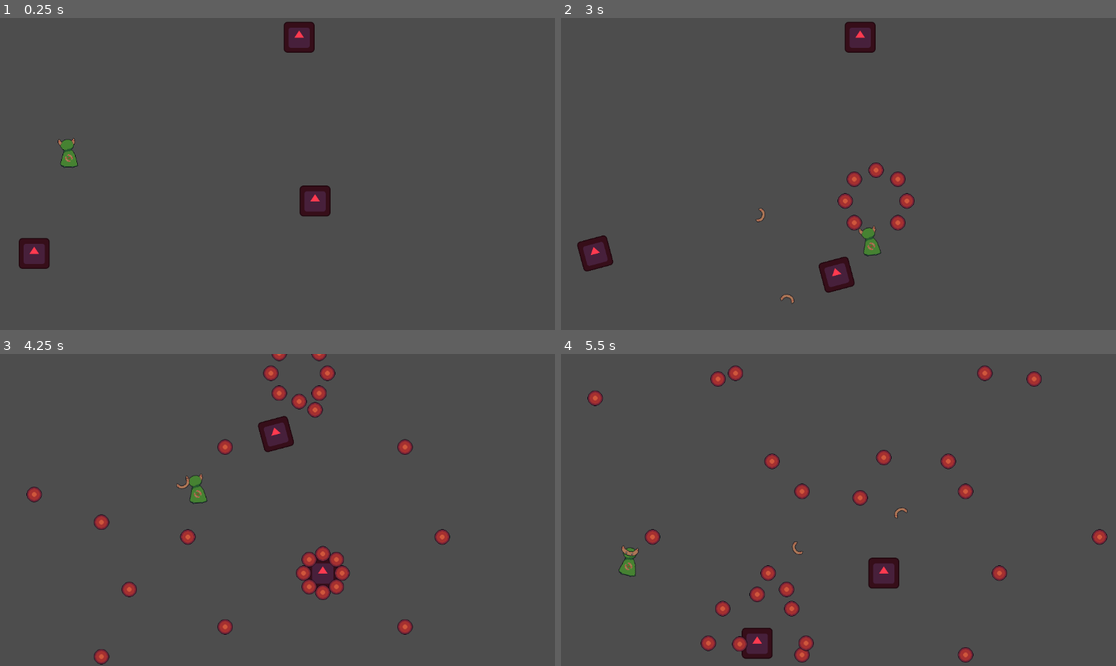
Above: before the commit, frames 1-4 (two rows, left to right).
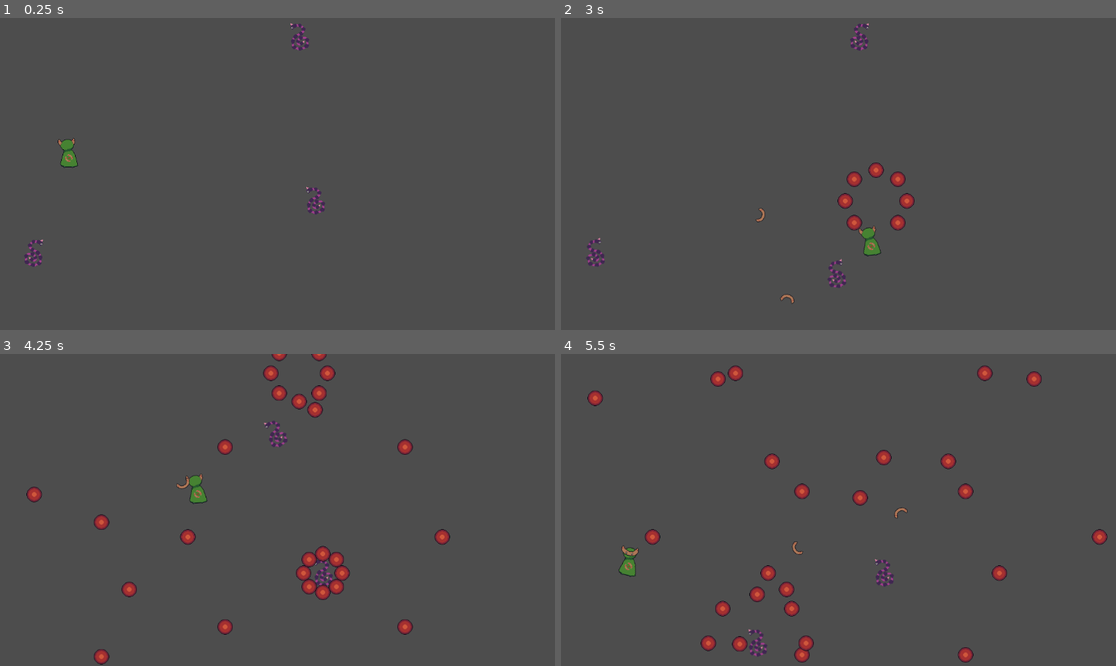
Above: after the commit, the same moments.

Repository: steve52/boomerang-guy-and-the-aglet
Game: Godot game, scene res://Scenes/game.tscn
Same seed, same stepped clock (60 frames per second), same inputs: the game is played once before the commit and once after it. The engine's default icon, where the game draws it, is replaced by a stand-in: a white triangle on a blue panel in a dark square.
Inputs (mouse positions are in pixels of both pictures, inside the frame that each line leads up to):
- Up to frame 1 (0.25 s): no input
- Up to frame 2 (3 s): tap Enter at 0.5 s; move the mouse to (960, 158) at 0.52 s; hold D (Right) 0.53-1.28 s; click (960, 158) at 0.6 s; move the mouse to (727, 189) at 1.27 s; hold S (Down) 1.28-2.03 s; click (727, 189) at 1.35 s; move the mouse to (894, 105) at 2.02 s; hold D (Right) 2.03-2.78 s; click (894, 105) at 2.1 s; move the mouse to (810, 236) at 2.77 s; hold W (Up) from 2.78 s (still down); click (810, 236) at 2.85 s
- Up to frame 3 (4.25 s): move the mouse to (444, 556) at 3.52 s; release W (Up) at 3.53 s; hold A (Left) from 3.53 s (still down); click (444, 556) at 3.6 s
- Up to frame 4 (5.5 s): move the mouse to (672, 463) at 4.27 s; click (672, 463) at 4.35 s; move the mouse to (866, 510) at 5.02 s; release A (Left) at 5.03 s; hold S (Down) from 5.03 s (still down); click (866, 510) at 5.1 s

The runs differ from the first frame. In frame 1, 1.5% of the frame differs, in the area x 3-60%, y 1-81%; in frame 2, 1.5%, in the area x 2-57%, y 1-88%; in frame 3, 0.8%; in frame 4, 1.0%.

Commit message:
add enemy sprite for charging enemy

Diff:
--- a/Scenes/Enemies/ChargingEnemy.tscn
+++ b/Scenes/Enemies/ChargingEnemy.tscn
@@ -1,16 +1,15 @@
 [gd_scene format=3 uid="uid://cuselsv4h0gmx"]
 
 [ext_resource type="Script" uid="uid://jhutdunnxu6v" path="res://Scripts/charging_enemy.gd" id="1_ok547"]
-[ext_resource type="Texture2D" uid="uid://dp0okb4iueg7c" path="res://Assets/icon.svg" id="2_44cbu"]
+[ext_resource type="Texture2D" uid="uid://bqee7a5wyho4f" path="res://Assets/ChargingSnake.png" id="2_ok547"]
 
 [sub_resource type="RectangleShape2D" id="RectangleShape2D_qr4i2"]
-size = Vector2(61, 62)
+size = Vector2(37.5, 55)
 
 [sub_resource type="RectangleShape2D" id="RectangleShape2D_uk0vl"]
-size = Vector2(66, 66)
+size = Vector2(39, 58)
 
 [node name="ChargingEnemy" type="CharacterBody2D" unique_id=1342658842]
-modulate = Color(1, 0.22644159, 0.30998963, 1)
 collision_layer = 4
 collision_mask = 12
 script = ExtResource("1_ok547")
@@ -19,23 +18,23 @@
 ChargeDistance = 6.0
 
 [node name="CollisionShape2D" type="CollisionShape2D" parent="." unique_id=510287407]
-position = Vector2(0.5, 0)
+position = Vector2(1.25, -0.5)
 shape = SubResource("RectangleShape2D_qr4i2")
 
 [node name="Icon" type="Sprite2D" parent="." unique_id=1940268398]
-scale = Vector2(0.5, 0.5)
-texture = ExtResource("2_44cbu")
+texture = ExtResource("2_ok547")
 
-[node name="Area2D" type="Area2D" parent="." unique_id=437618089]
+[node name="HitDetection" type="Area2D" parent="." unique_id=437618089]
 collision_layer = 4
 collision_mask = 2
 
-[node name="CollisionShape2D" type="CollisionShape2D" parent="Area2D" unique_id=1667751045]
+[node name="CollisionShape2D" type="CollisionShape2D" parent="HitDetection" unique_id=1667751045]
+position = Vector2(1.5, -1)
 shape = SubResource("RectangleShape2D_uk0vl")
 
 [node name="ChargeTimer" type="Timer" parent="." unique_id=602379148]
 wait_time = 3.0
 one_shot = true
 
-[connection signal="area_entered" from="Area2D" to="." method="TakeDamage"]
+[connection signal="area_entered" from="HitDetection" to="." method="TakeDamage"]
 [connection signal="timeout" from="ChargeTimer" to="." method="BeforeCharge"]
--- a/Scripts/EnemyClass.gd
+++ b/Scripts/EnemyClass.gd
@@ -7,6 +7,12 @@
 
 func _ready():
 	Player = get_parent().Player
+
+func _physics_process(delta):
+	SpriteDirectionCheck()
+
+func SpriteDirectionCheck():
+	pass
 
 func TakeDamage(Boomerang):
 	Health -= 1
--- a/Scripts/charging_enemy.gd
+++ b/Scripts/charging_enemy.gd
@@ -6,6 +6,8 @@
 	super()
 	$ChargeTimer.start(3+randf_range(-1,1))
 
+func SpriteDirectionCheck():
+	$Icon.flip_h = true if Player.position.x > position.x else false
 
 func BeforeCharge():
 	var tween = get_tree().create_tween()
Binary file added: Assets/ChargingSnake.png
Not shown, added: Assets/ChargingSnake.png.import
